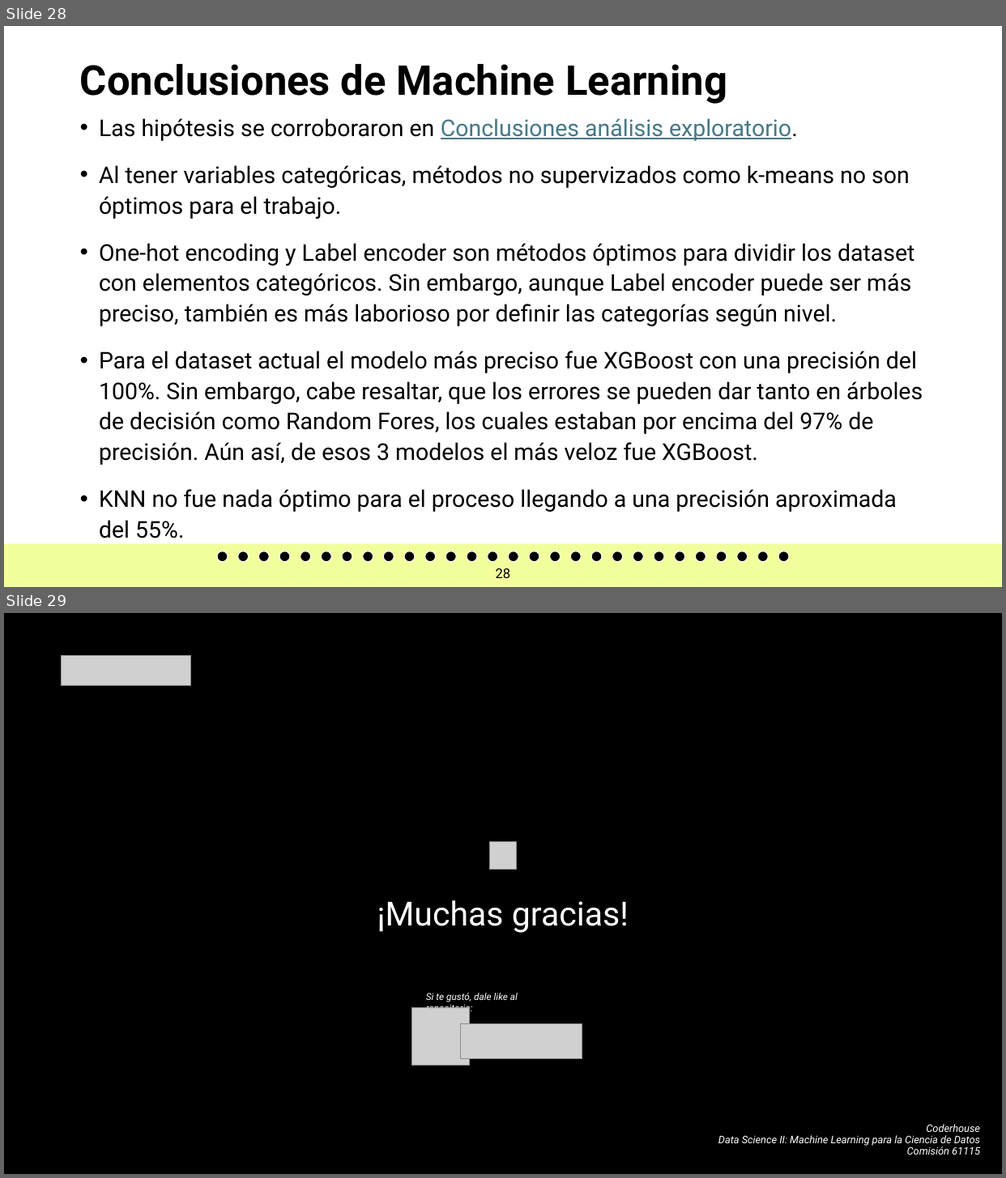
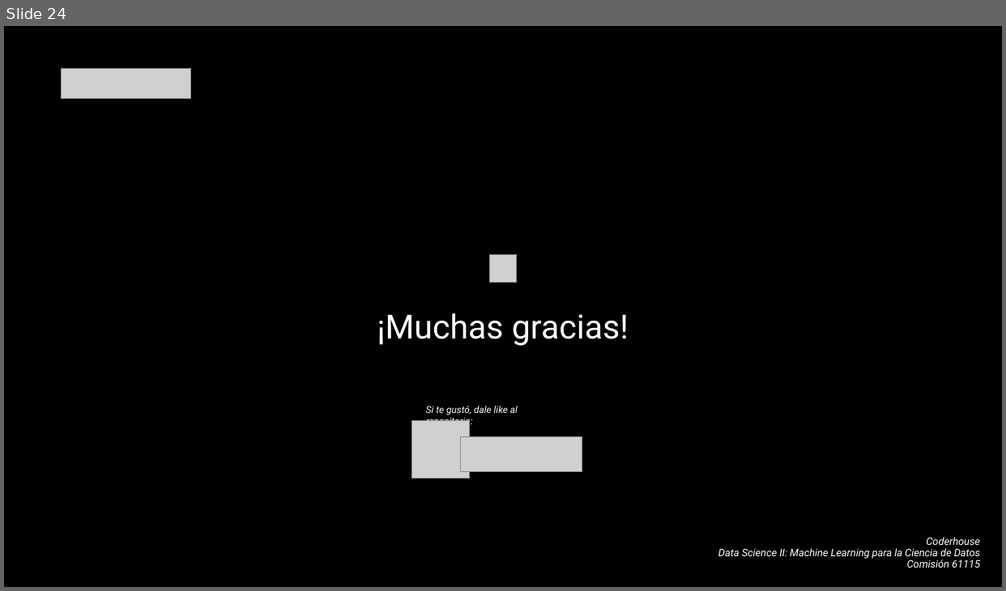
Before and after one commit to JoseChirif/Estudios-y-empleabilidad-Encuesta-kaggle, a slide deck: Estudios y empleabilidad.pptx. Shown one above the other, each under a label of ours: slides 28 and 29 before the commit, slide 24 after it. The pictures are 1006x1178 and 1006x591 pixels, drawn with LibreOffice and Linux fonts; fonts in the diff are those of the drawing; grey boxes stand for pictures; background and template pictures are left out. Boxes give left, top, right and bottom in pixels: in the first picture for what was removed or moved away, otherwise in the second. Text is boxed around its words. In the diff, an @@ line names an element or a change of style, - is before the commit and + after.

```diff
--- a/Estudios y empleabilidad.pptx
+++ b/Estudios y empleabilidad.pptx
@@ slide 28 removed at [4,26,1002,587], background #FFFFFF @@
@@ title removed at [80,64,727,104] @@
-Conclusiones de Machine Learning
@@ text removed at [99,118,923,539] @@
-• Las hipótesis se corroboraron en Conclusiones análisis exploratorio.
-• Al tener variables categóricas, métodos no supervizados como k-means no son óptimos para el trabajo.
-• One-hot encoding y Label encoder son métodos óptimos para dividir los dataset con elementos categóricos. Sin embargo, aunque Label encoder puede ser más preciso, también es más laborioso por definir las categorías según nivel.
-• Para el dataset actual el modelo más preciso fue XGBoost con una precisión del 100%. Sin embargo, cabe resaltar, que los errores se pueden dar tanto en árboles de decisión como Random Fores, los cuales estaban por encima del 97% de precisión. Aún así, de esos 3 modelos el más veloz fue XGBoost.
-• KNN no fue nada óptimo para el proceso llegando a una precisión aproximada del 55%.
@@ rectangle removed at [4,544,1002,587] @@
@@ ellipse removed at [217,552,228,562] @@
@@ ellipse removed at [237,552,248,562] @@
@@ ellipse removed at [258,552,269,562] @@
@@ ellipse removed at [279,552,290,562] @@
@@ ellipse removed at [300,552,311,562] @@
@@ ellipse removed at [322,552,332,562] @@
@@ ellipse removed at [342,552,352,562] @@
@@ ellipse removed at [363,552,373,562] @@
@@ ellipse removed at [384,552,394,562] @@
@@ ellipse removed at [404,552,415,562] @@
@@ ellipse removed at [424,552,435,562] @@
@@ ellipse removed at [445,552,456,562] @@
@@ ellipse removed at [467,552,477,562] @@
@@ ellipse removed at [488,552,498,562] @@
@@ ellipse removed at [509,552,519,562] @@
@@ ellipse removed at [529,552,539,562] @@
@@ ellipse removed at [550,552,560,562] @@
@@ ellipse removed at [571,552,582,562] @@
@@ ellipse removed at [592,552,602,562] @@
@@ ellipse removed at [612,552,622,562] @@
@@ ellipse removed at [633,552,643,562] @@
@@ ellipse removed at [654,552,664,562] @@
@@ ellipse removed at [675,552,685,562] @@
@@ ellipse removed at [696,552,706,562] @@
@@ ellipse removed at [716,552,727,562] @@
@@ ellipse removed at [737,552,748,562] @@
@@ ellipse removed at [758,552,769,562] @@
@@ ellipse removed at [779,552,790,562] @@
@@ page number removed at [496,569,511,578] @@
-28
@@ what was slide 29 is now slide 24 @@
```
Also in this commit, not shown: 16 slides changed, 6 slides added, 10 other slides removed, 1 other file.
